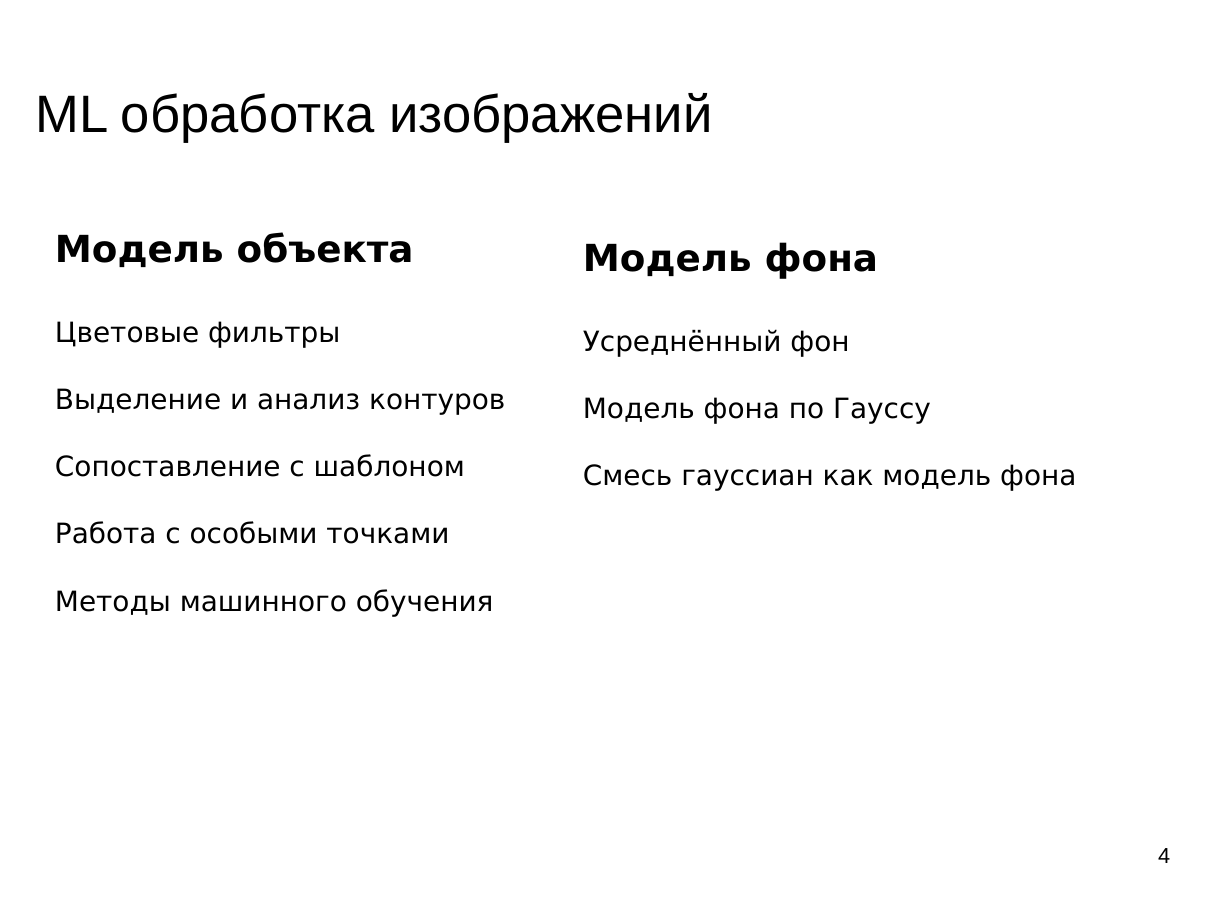
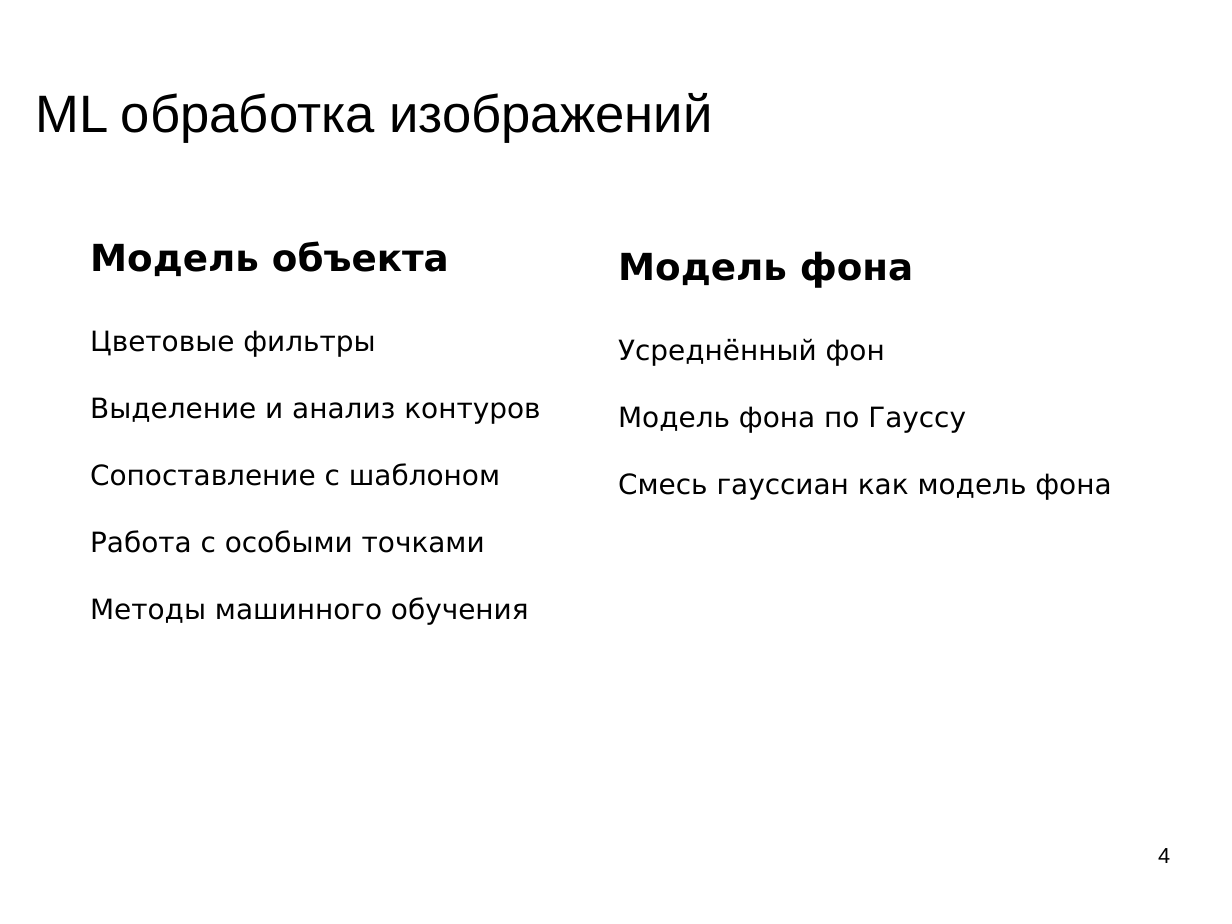
Before and after one commit to mechanoid5/ml_lectorium_legacy, a slide deck: slide 4 of 22-img-proc.odp. Drawn at 1232x924 pixels with LibreOffice and Linux fonts; fonts in the diff are those of the drawing; background and template pictures are left out. Boxes give left, top, right and bottom in pixels: in the first picture for what was removed or moved away, otherwise in the second. Text is boxed around its words. In the diff, an @@ line names an element or a change of style, - is before the commit and + after.

```diff
--- a/22-img-proc.odp
+++ b/22-img-proc.odp
@@ text "Модель объекта": place and size @@
-text "Модель объекта" at <box>55,232,505,616</box>
+text "Модель объекта" at <box>90,241,540,625</box>
@@ text "Модель фона": place and size @@
-text "Модель фона" at <box>583,242,1076,491</box>
+text "Модель фона" at <box>618,251,1111,500</box>
```
Also in this commit, not shown: 1 other slide changed, 3 other files.
